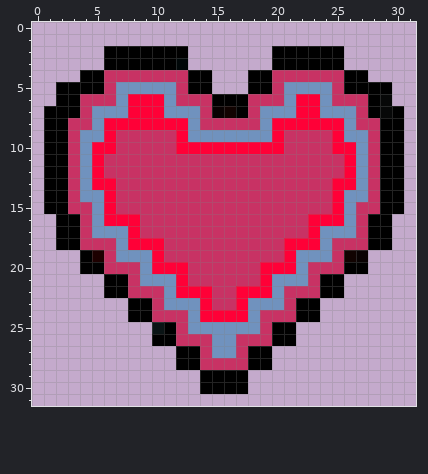
Edited in one commit: pixel-art sprite (src/assets/images/CurHeart.png). That is the earlier state.
The file is 32x32 pixels. Colours within 5 levels of each other are drawn and written as one.
After:
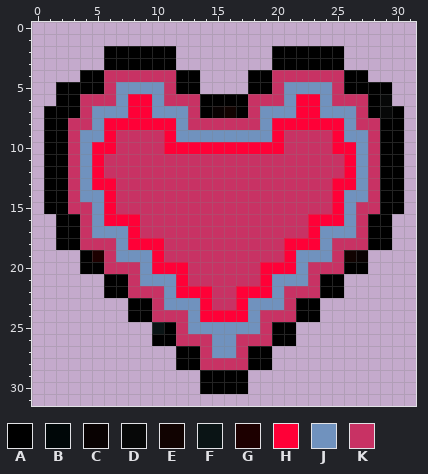
Palette (. is transparent): A #000000  B #000708  C #090202  D #070808  E #110301  F #0a1415  G #1d0000  H #ff0037  J #7092be  K #c83264
Change:
Colour A replaces colour K in rows 4 to 5 at x 12; in rows 6 to 7 at x 14.
Colour H replaces colour K in rows 9 to 10 at x 11.
Colour J replaces colour H in rows 6 to 7 at x 10; in rows 8 to 9 at x 12.
Colour K replaces colour J in rows 5 to 6 at x 11; in rows 7 to 8 at x 13.
The author cleared colour A in row 2 at x 12; in rows 4 to 5 at x 14.
The author cleared colour B in row 3 at x 12.
